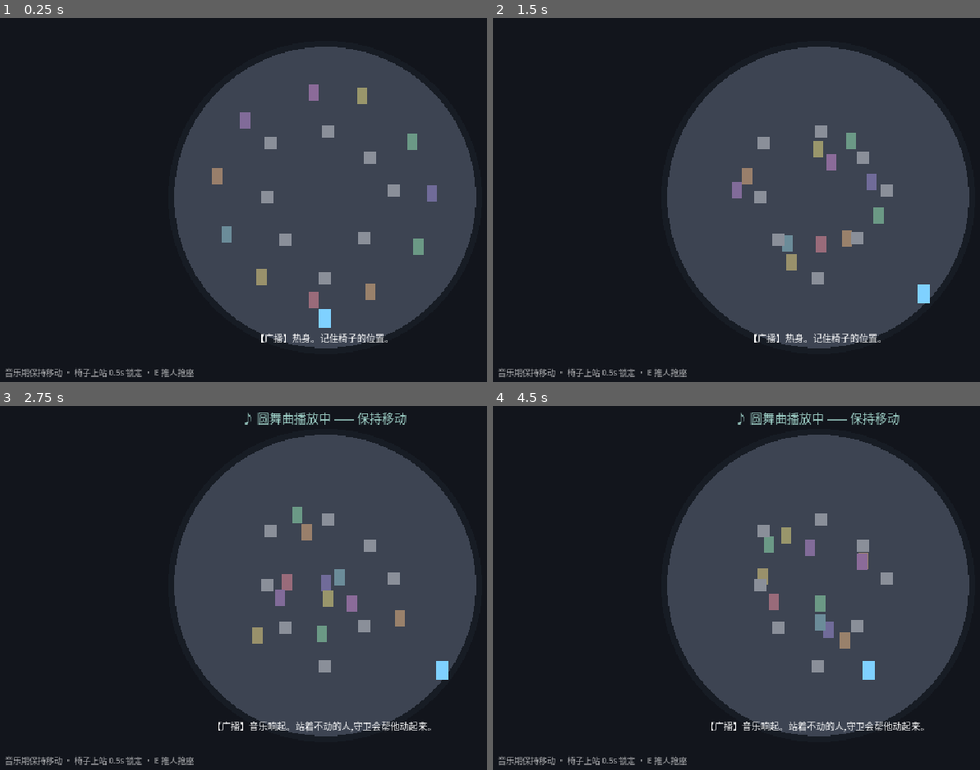
Above: before the commit, frames 1-4 (two rows, left to right).
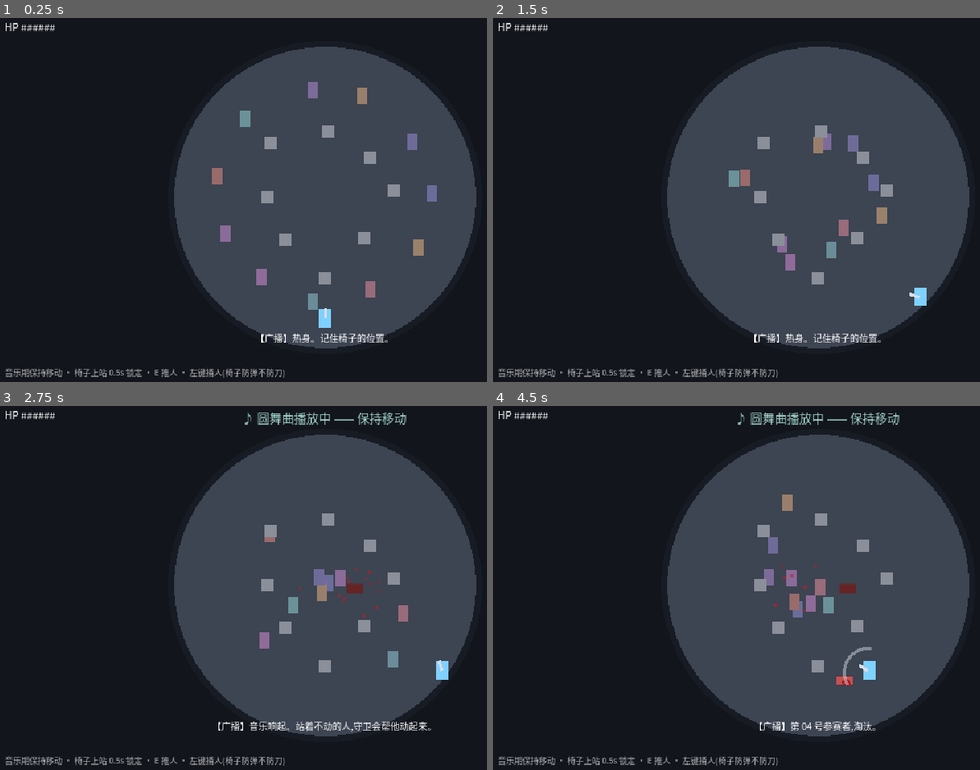
Above: after the commit, the same moments.

Repository: 1qw234e3/squid-rogue
Game: Godot game, scene res://scenes/games/Chairs.tscn
Two runs of this game, one before a commit and one after it. Both use one fixed random seed, a clock stepped at 60 frames per second and the inputs below. This scene is started directly instead of the project's main scene.
Inputs (mouse positions are in pixels of both pictures, inside the frame that each line leads up to):
- Up to frame 1 (0.25 s): no input
- Up to frame 2 (1.5 s): tap Enter (ui_accept) at 0.5, 0.77 s; move the mouse to (960, 178) at 0.52 s; press the mouse at (960, 178) at 0.53 s; hold D (move_right) 0.53-1.25 s; tap Space (roll) at 0.6 s; release the mouse at (960, 178) at 1.25 s; drag from (687, 214) to (785, 272) at 1.27 s
- Up to frame 3 (2.75 s): move the mouse to (389, 504) at 2.02 s; hold D (move_right) from 2.03 s (still down); hold E (interact) from 2.03 s (still down); click (389, 504) at 2.3 s
- Up to frame 4 (4.5 s): release D (move_right) at 2.75 s; release E (interact) at 2.75 s; drag from (785, 660) to (619, 529) at 2.77 s; move the mouse to (outside the picture) at 3.52 s; press the mouse at (outside the picture) at 3.53 s; hold A (move_left) 3.53-4.25 s; tap Enter (ui_accept) at 3.77 s; release the mouse at (outside the picture) at 4.25 s; drag from (619, 529) to (721, 493) at 4.27 s

The runs differ from the first frame. In frame 1, 1.1% of the frame differs, in the area x 1-88%, y 1-99%; in frame 2, 1.7%; in frame 3, 1.9%; in frame 4, 3.0%, in the area x 1-98%, y 1-99%.

Commit message:
[m1] 抢椅子全员配刀:互相伤害,椅子防弹不防刀
- 玩家左键挥小刀(E仍是推搡),近战目标组接到本关NPC
- NPC人手一把刀,好斗者(aggression>0.45,约六成)会捅刀程内任何人,
  包括玩家和同类;音乐期也会见血
- 新规则'椅子防弹不防刀':坐着免疫清场弹幕,但挡不住捅过来的刀;
  stabbed()接口绕过安全区免疫(翻滚无敌帧仍可闪刀),死者让座
- 血腥表现全局化:blood_burst/blood_stain移入Game共享,近战命中
  必见血,守卫猎杀里捅守卫同样溅血;NPC死亡留血渍
- 抢椅子HUD加HP条

Co-Authored-By: Claude Fable 5 <noreply@anthropic.com>

Diff:
--- a/scripts/actors/chairs_npc.gd
+++ b/scripts/actors/chairs_npc.gd
@@ -1,6 +1,12 @@
 extends CharacterBody2D
 ## 抢椅子关的 AI 参赛者:音乐期游走,抢椅期冲向最近空椅,
-## 清场期惊慌寻找补刀椅;坐上椅子即安全。可被玩家推开(椅子会被抢走)。
+## 清场期惊慌寻找补刀椅。人手一把小刀——好斗的(aggression 高)会捅
+## 挡路的人,包括你。椅子防弹不防刀:坐着也可能被捅死,椅子随之空出。
+
+const SlashFx := preload("res://scripts/combat/slash_fx.gd")
+
+const KNIFE_RANGE := 16.0
+const KNIFE_CD := 0.9
 
 var arena: Node2D
 var number := 0
@@ -8,6 +14,8 @@
 var dead := false
 var seated_chair := -1
 var speed := 80.0
+var aggression := 0.5   # >0.45 的才动刀,约六成
+var attack_cd := 0.0
 var wander_target := Vector2.ZERO
 var wander_t := 0.0
 var stagger := 0.0
@@ -20,6 +28,7 @@
 	arena = arena_
 	number = number_
 	speed = 70.0 + randf() * 35.0
+	aggression = randf()
 	tint = Color.from_hsv(randf(), 0.3, 0.6)
 
 
@@ -44,7 +53,10 @@
 		velocity = Vector2.ZERO
 		return
 	stagger -= delta
+	attack_cd -= delta
 	push_vel = push_vel.move_toward(Vector2.ZERO, 600.0 * delta)
+	if aggression > 0.45 and stagger <= 0.0:
+		_try_knife()
 	if seated_chair >= 0:
 		velocity = push_vel  # 坐着不动,除非被推
 		move_and_slide()
@@ -72,6 +84,39 @@
 		wander_t = randf_range(0.8, 2.0)
 
 
+## 挥刀:最近的活物(玩家或别的参赛者)在刀程内就捅
+func _try_knife() -> void:
+	if attack_cd > 0.0:
+		return
+	var best: Node2D = null
+	var best_d := KNIFE_RANGE
+	for t in arena._entities():
+		if t == self or arena._is_dead(t):
+			continue
+		var d: float = t.global_position.distance_to(global_position)
+		if d < best_d:
+			best_d = d
+			best = t
+	if best == null:
+		return
+	attack_cd = KNIFE_CD
+	var dir := (best.global_position - global_position).normalized()
+	var slash := SlashFx.new()
+	slash.arc = PI * 0.6
+	slash.range_px = KNIFE_RANGE
+	slash.color = Color("d8dee6")
+	arena.add_child(slash)
+	slash.global_position = global_position
+	slash.rotation = dir.angle()
+	Game.play_sfx_at("swing", global_position)
+	if best.has_method("stabbed"):
+		best.stabbed(1, dir)
+	else:
+		best.take_damage(1, dir)
+	Game.blood_burst(best.global_position, 4)
+	Game.play_sfx_at("melee_hit", best.global_position)
+
+
 ## 被推开:打断锁定、让出椅子
 func shove(dir: Vector2) -> void:
 	push_vel = dir * 200.0
@@ -80,9 +125,10 @@
 		arena.unclaim_entity(self)
 
 
-func take_damage(dmg: int, dir: Vector2) -> void:
-	if dead or seated_chair >= 0:
-		return  # 坐着 = 安全区
+## 被捅:无视椅子的安全区(防弹不防刀)
+func stabbed(dmg: int, dir: Vector2) -> void:
+	if dead:
+		return
 	hp -= dmg
 	push_vel = dir * 80.0
 	modulate = Color(3, 3, 3)
@@ -92,9 +138,19 @@
 		die()
 
 
+func take_damage(dmg: int, dir: Vector2) -> void:
+	if dead or seated_chair >= 0:
+		return  # 椅子防得住弹幕(但防不住刀,那走 stabbed)
+	stabbed(dmg, dir)
+
+
 func die() -> void:
 	dead = true
 	collision_layer = 0
+	if seated_chair >= 0:
+		arena.unclaim_entity(self)  # 死人不占座
+	Game.blood_burst(global_position)
+	Game.blood_stain(global_position)
 	body_rect.color = Color("5e2c2c")
 	body_rect.size = Vector2(16, 8)
 	body_rect.position = Vector2(-8, -4)
--- a/scripts/actors/player.gd
+++ b/scripts/actors/player.gd
@@ -112,6 +112,16 @@
 	EventBus.player_hp_changed.emit(hp, MAX_HP)
 
 
+## 被捅:刀无视"安全区无敌"(椅子防弹不防刀),但翻滚无敌帧仍可闪避
+func stabbed(dmg: int, from_dir: Vector2) -> void:
+	if rolling or hp <= 0:
+		return
+	var was_invulnerable := invulnerable
+	invulnerable = false
+	take_damage(dmg, from_dir)
+	invulnerable = was_invulnerable
+
+
 func take_damage(dmg: int, from_dir: Vector2) -> void:
 	if rolling or invulnerable or hp <= 0:
 		return  # 翻滚无敌帧 / 安全区免伤
--- a/scripts/autoload/game.gd
+++ b/scripts/autoload/game.gd
@@ -112,6 +112,37 @@
 	return _light_tex
 
 
+## 血溅:暗红碎块向四周迸开后淡去(全游戏共享的受击/处决表现)
+func blood_burst(pos: Vector2, count := 8) -> void:
+	var scene := get_tree().current_scene
+	if scene == null:
+		return
+	for i in count:
+		var p := ColorRect.new()
+		p.size = Vector2(3, 3)
+		p.color = Color("b3202a")
+		scene.add_child(p)
+		p.global_position = pos
+		var fling := Vector2.from_angle(randf_range(0.0, TAU)) * randf_range(8.0, 26.0)
+		var tw := p.create_tween()
+		tw.set_parallel(true)
+		tw.tween_property(p, "position", p.position + fling, 0.3).set_trans(Tween.TRANS_QUAD).set_ease(Tween.EASE_OUT)
+		tw.tween_property(p, "modulate:a", 0.0, randf_range(0.4, 0.9))
+		tw.chain().tween_callback(p.queue_free)
+
+
+## 血渍:留在地上不消失,场地会越来越像刑场
+func blood_stain(pos: Vector2) -> void:
+	var scene := get_tree().current_scene
+	if scene == null:
+		return
+	var s := ColorRect.new()
+	s.size = Vector2(16, 10)
+	s.color = Color(0.45, 0.1, 0.1, 0.4)
+	scene.add_child(s)
+	s.global_position = pos - Vector2(8, 5)
+
+
 ## 世界坐标处冒一行小字,上浮淡出(拾取/奖励提示通用)
 func float_text(pos: Vector2, text: String, color := Color.WHITE) -> void:
 	var l := Label.new()
--- a/scripts/combat/weapon.gd
+++ b/scripts/combat/weapon.gd
@@ -47,6 +47,8 @@
 var stats := PISTOL
 var shooter_group := ""
 var bullet_mask := 0
+## 近战目标组覆写:默认玩家打守卫;抢椅子关设为 "chairs_npcs"
+var melee_target_group := ""
 var cooldown := 0.0
 var barrel: ColorRect
 var flash_rect: ColorRect
@@ -124,7 +126,9 @@
 
 ## 近战:扇形范围内、未被墙挡住的敌人全部吃伤害。无枪口火光无抛壳无噪音
 func _melee_attack() -> void:
-	var enemy_group := "guards" if shooter_group == "player" else "player"
+	var enemy_group := melee_target_group
+	if enemy_group == "":
+		enemy_group = "guards" if shooter_group == "player" else "player"
 	var dir := Vector2.from_angle(rotation)
 	var reach: float = float(stats.range) + 10.0  # 容差:目标有体积
 	for body in get_tree().get_nodes_in_group(enemy_group):
@@ -137,7 +141,12 @@
 		var params := PhysicsRayQueryParameters2D.create(global_position, body.global_position, 1)
 		if not get_world_2d().direct_space_state.intersect_ray(params).is_empty():
 			continue
-		body.take_damage(stats.damage, to.normalized())
+		# 刀不被椅子挡:目标若实现了 stabbed(安全区免疫绕过),优先走它
+		if body.has_method("stabbed"):
+			body.stabbed(stats.damage, to.normalized())
+		else:
+			body.take_damage(stats.damage, to.normalized())
+		Game.blood_burst(body.global_position, 4)
 		Game.hitstop()
 		Game.play_sfx("melee_hit")
 	Game.shake(stats.shake)
--- a/scripts/games/chairs.gd
+++ b/scripts/games/chairs.gd
@@ -8,6 +8,7 @@
 const ShakeCamera := preload("res://scripts/m0/shake_camera.gd")
 const ChairsNpc := preload("res://scripts/actors/chairs_npc.gd")
 const Bullet := preload("res://scripts/combat/bullet.gd")
+const WeaponScript := preload("res://scripts/combat/weapon.gd")
 
 const CENTER := Vector2(320, 180)
 const ARENA_R := 150.0
@@ -411,7 +412,9 @@
 	player = PlayerScript.new()
 	add_child(player)
 	player.global_position = CENTER + Vector2(0, ARENA_R - 30.0)
-	player.combat_enabled = false  # 这关的武器是腿和手肘
+	# 人手一把小刀:左键捅人,E 仍是推搡。椅子防弹不防刀
+	player.weapon.setup(WeaponScript.KNIFE, "player", 1 | 4)
+	player.weapon.melee_target_group = "chairs_npcs"
 	var cam: Camera2D = ShakeCamera.new()
 	cam.position = CENTER
 	add_child(cam)
@@ -433,8 +436,13 @@
 	hud_phase = Game.make_label(layer, Vector2(0, 8), 12)
 	hud_phase.size = Vector2(640, 20)
 	hud_phase.horizontal_alignment = HORIZONTAL_ALIGNMENT_CENTER
-	var hint := Game.make_label(layer, Vector2(8, 344), 8, "音乐期保持移动 · 椅子上站 0.5s 锁定 · E 推人抢座")
+	var hint := Game.make_label(layer, Vector2(8, 344), 8, "音乐期保持移动 · 椅子上站 0.5s 锁定 · E 推人 · 左键捅人(椅子防弹不防刀)")
 	hint.modulate.a = 0.7
+	var hud_hp := Game.make_label(layer, Vector2(8, 6), 10)
+	EventBus.player_hp_changed.connect(func(hp: int, max_hp: int) -> void:
+		hud_hp.text = "HP " + "#".repeat(maxi(hp, 0)) + "-".repeat(max_hp - maxi(hp, 0))
+	)
+	EventBus.player_hp_changed.emit(player.hp, player.MAX_HP)
 	hud_msg = Game.make_label(layer, Vector2(0, 150), 16)
 	hud_msg.size = Vector2(640, 40)
 	hud_msg.horizontal_alignment = HORIZONTAL_ALIGNMENT_CENTER
--- a/scripts/games/red_light.gd
+++ b/scripts/games/red_light.gd
@@ -168,8 +168,8 @@
 	if hit.is_empty():
 		_snipe_player()
 		if player.hp <= 0:
-			_blood_burst(player.global_position)
-			_blood_stain(player.global_position)
+			Game.blood_burst(player.global_position)
+			Game.blood_stain(player.global_position)
 			_eliminate("红灯期间移动")
 	else:
 		_damage_cover(hit.collider)
@@ -239,38 +239,13 @@
 	_tracer(post, npc.global_position)
 	Game.play_sfx_at("shoot_heavy", npc.global_position, 0.9)
 	Game.shake(1.5)
-	_blood_burst(npc.global_position)
-	_blood_stain(npc.global_position)
+	Game.blood_burst(npc.global_position)
+	Game.blood_stain(npc.global_position)
 	npc.die()
 	_broadcast("第 %02d 号参赛者,淘汰。" % npc.number)
 	# 死者遗物:35% 掉一小袋配给券,绿灯里去舔包是风险换钱
 	if rng.randf() < 0.35:
 		_drop_loot("money", rng.randi_range(10, 30), npc.global_position + Vector2(8, 0))
-
-
-## 血溅:八粒暗红色碎块向四周迸开后淡去
-func _blood_burst(pos: Vector2) -> void:
-	for i in 8:
-		var p := ColorRect.new()
-		p.size = Vector2(3, 3)
-		p.color = Color("b3202a")
-		add_child(p)
-		p.global_position = pos
-		var fling := Vector2.from_angle(rng.randf_range(0.0, TAU)) * rng.randf_range(8.0, 26.0)
-		var tw := p.create_tween()
-		tw.set_parallel(true)
-		tw.tween_property(p, "position", p.position + fling, 0.3).set_trans(Tween.TRANS_QUAD).set_ease(Tween.EASE_OUT)
-		tw.tween_property(p, "modulate:a", 0.0, rng.randf_range(0.4, 0.9))
-		tw.chain().tween_callback(p.queue_free)  # 跟着补间走,场景退出也不悬空
-
-
-## 血渍:留在地上一整局,场地会越来越像刑场
-func _blood_stain(pos: Vector2) -> void:
-	var s := ColorRect.new()
-	s.size = Vector2(16, 10)
-	s.color = Color(0.45, 0.1, 0.1, 0.4)
-	add_child(s)
-	s.global_position = pos - Vector2(8, 5)
 
 
 func _nearest_post(pos: Vector2) -> Vector2:
